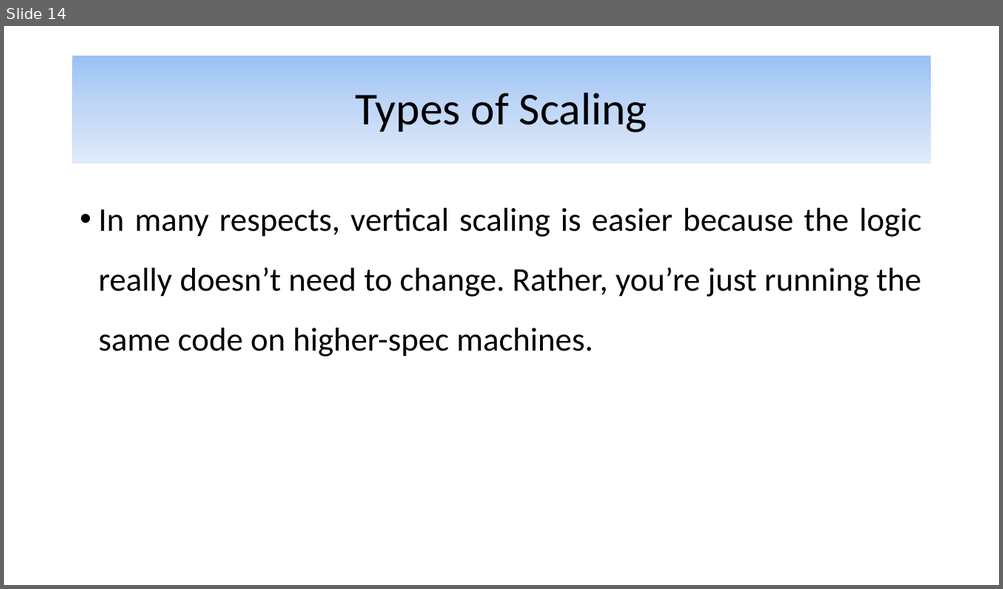
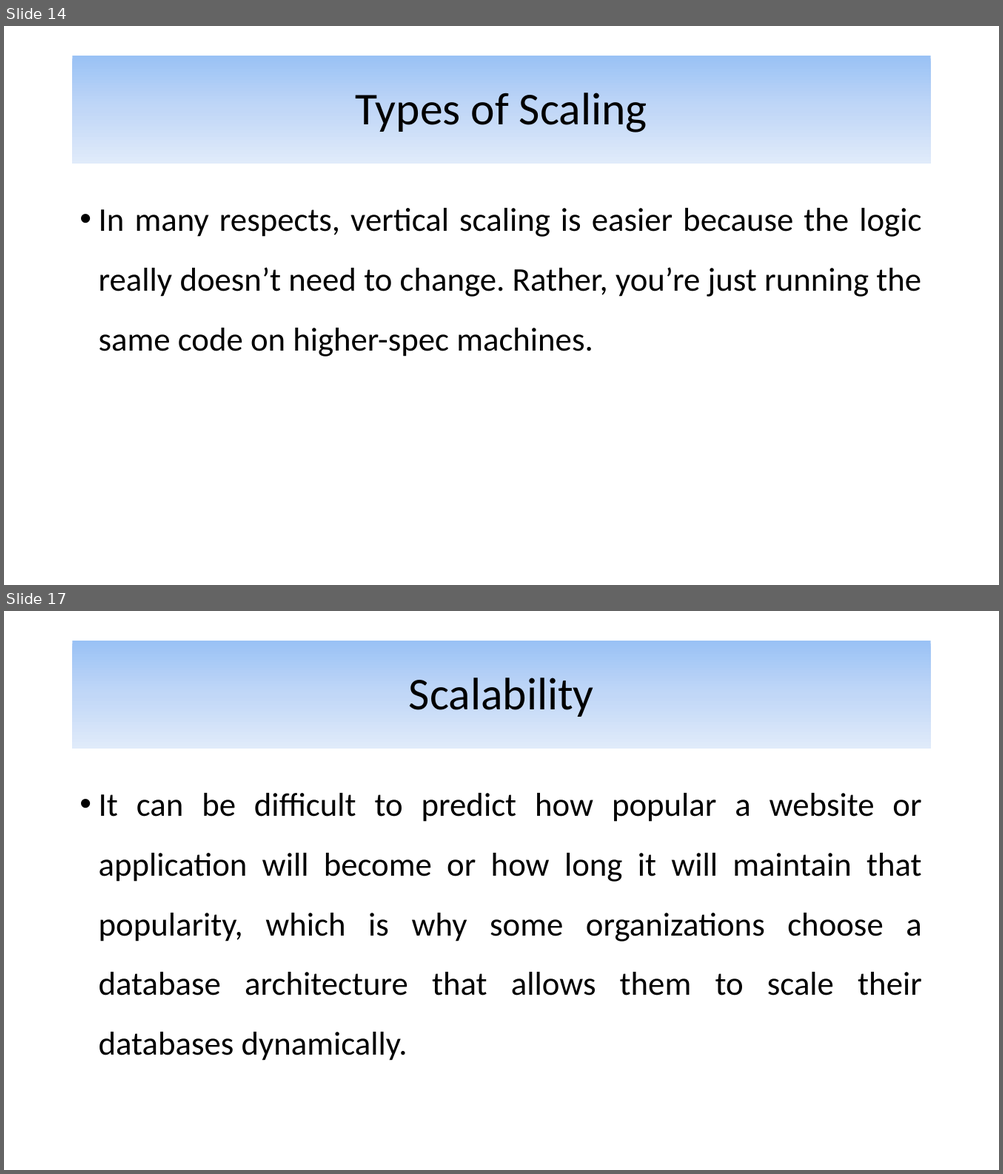
Before and after one commit to alijfri99/presentations, a slide deck: Advanced DBMS Presentation.pptx. Shown one above the other, each under a label of ours: slide 14 before the commit, slides 14 and 17 after it; the slides between them are not shown. The pictures are 1003x589 and 1003x1174 pixels, drawn with LibreOffice and Linux fonts; fonts in the diff are those of the drawing. Boxes give left, top, right and bottom in pixels: in the first picture for what was removed or moved away, otherwise in the second. Text is boxed around its words. In the diff, an @@ line names an element or a change of style, - is before the commit and + after.

Commit message:
Started the section on Database Sharding.

```diff
--- a/Advanced DBMS Presentation.pptx
+++ b/Advanced DBMS Presentation.pptx
@@ slide 17 added at [4,611,999,1170], background #FFFFFF @@
@@ title added at [73,641,930,749], fill gradient #9AC3F5 to #C2D8F8 to #E1EBFB, 44 pt, text #000000 @@
+Scalability
@@ text added at [99,793,922,1061], 32 pt, text #000000 @@
+• It can be difficult to predict how popular a website or application will become or how long it will maintain that popularity, which is why some organizations choose a database architecture that allows them to scale their databases dynamically.
```
Also in this commit, not shown: 8 other slides added.
